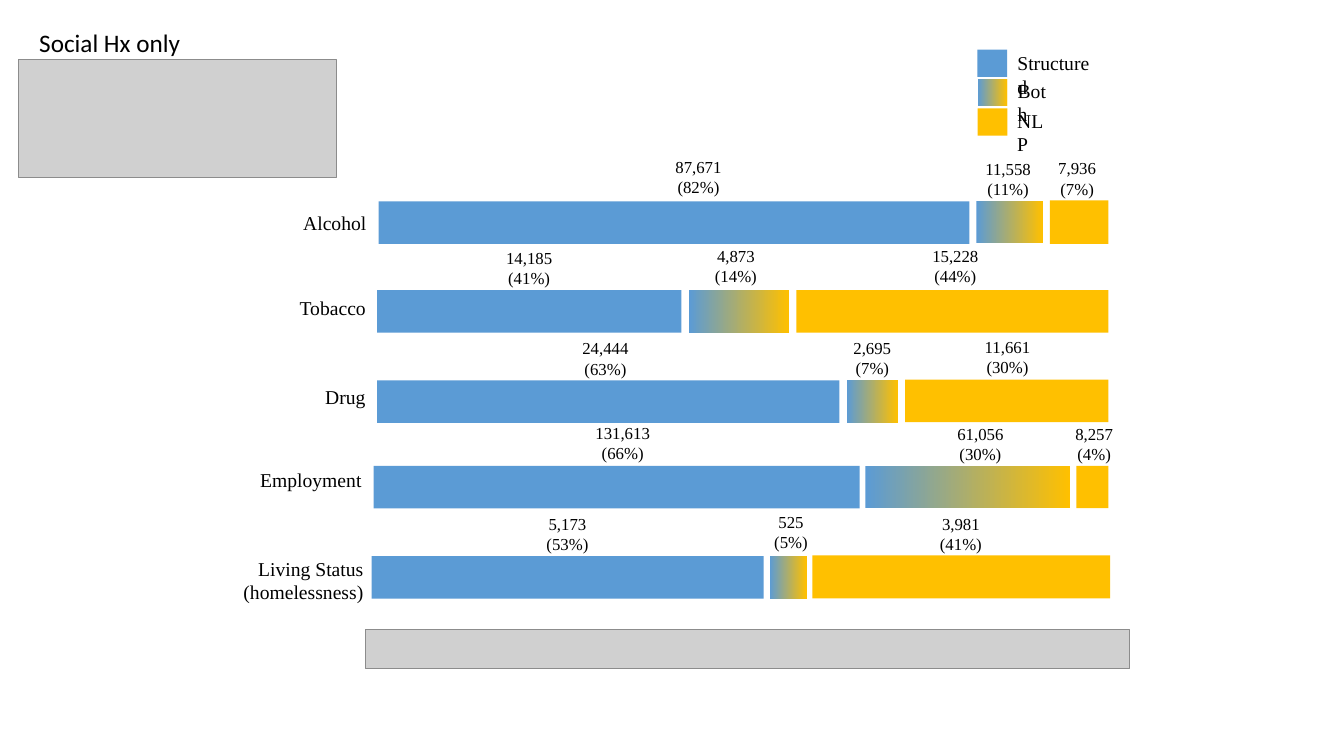
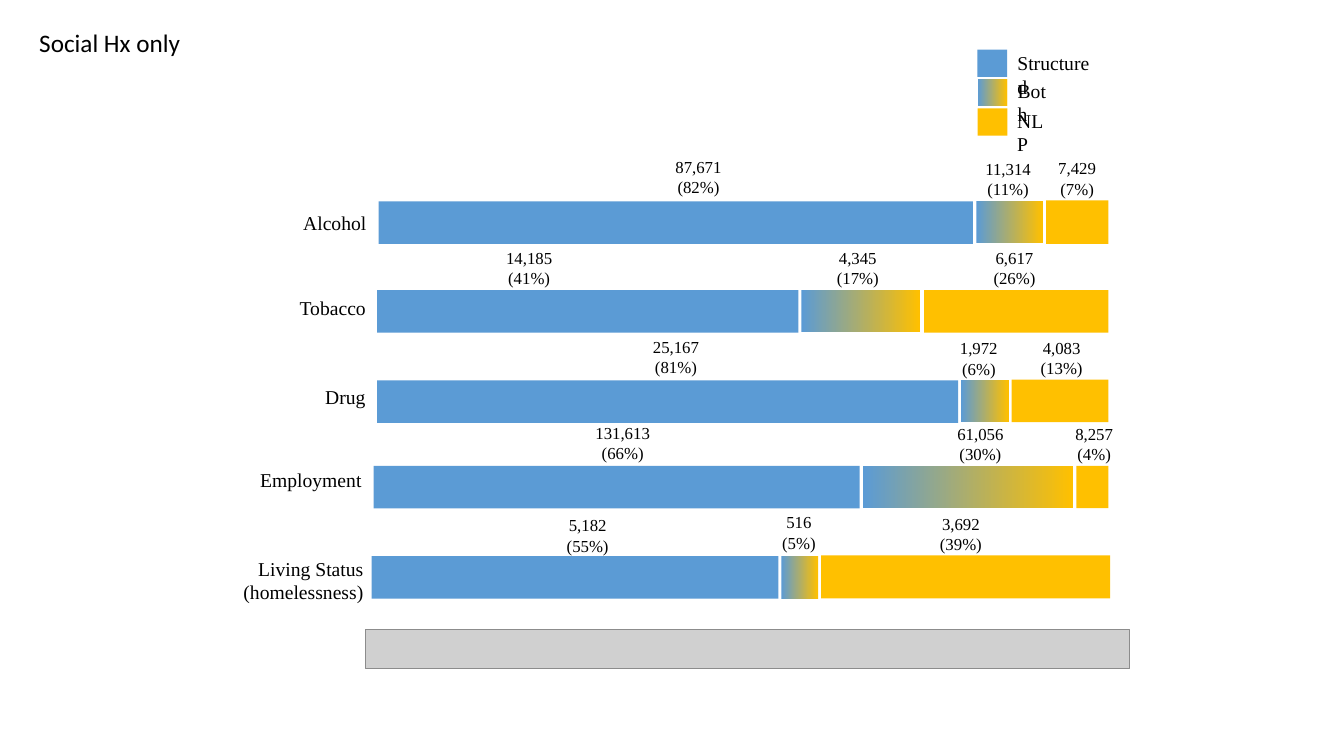
Before and after one commit to ndobb/dissertation, a slide deck: slide 17 of 2_query_gen/paper2_figures.pptx (slide 16 before the commit). Drawn at 1344x756 pixels with LibreOffice and Linux fonts; fonts in the diff are those of the drawing; grey boxes stand for pictures. Boxes give left, top, right and bottom in pixels: in the first picture for what was removed or moved away, otherwise in the second. Text is boxed around its words. In the diff, an @@ line names an element or a change of style, - is before the commit and + after.

```diff
--- a/2_query_gen/paper2_figures.pptx
+++ b/2_query_gen/paper2_figures.pptx
@@ picture removed at box(19, 59, 337, 177) @@
@@ text at box(985, 164, 1030, 199): text changed @@
-11,558
-(11%)
+11,314
+(11%)
@@ text at box(1058, 163, 1096, 199): text changed @@
-7,936
-(7%)
+7,429
+(7%)
@@ rectangle: place and size @@
-rectangle at box(379, 202, 970, 244)
+rectangle at box(379, 202, 974, 244)
@@ rectangle: place and size @@
-rectangle at box(1051, 201, 1109, 244)
+rectangle at box(1047, 201, 1109, 244)
@@ text at box(837, 253, 879, 288): text changed @@
-4,873
-(14%)
+4,345
+(17%)
@@ text at box(994, 253, 1036, 288): text changed @@
-15,228
-(44%)
+6,617
+(26%)
@@ rectangle: place and size @@
-rectangle at box(377, 290, 682, 333)
+rectangle at box(377, 290, 799, 333)
@@ rectangle: place and size @@
-rectangle at box(690, 289, 789, 333)
+rectangle at box(802, 289, 920, 332)
@@ rectangle: place and size @@
-rectangle at box(797, 290, 1109, 333)
+rectangle at box(925, 290, 1109, 333)
@@ text at box(653, 342, 699, 377): text changed @@
-24,444
-(63%)
+25,167
+(81%)
@@ text at box(960, 343, 998, 379): text changed @@
-2,695
-(7%)
+1,972
+(6%)
@@ text at box(1041, 343, 1083, 378): text changed @@
-11,661
-(30%)
+4,083
+(13%)
@@ rectangle: place and size @@
-rectangle at box(377, 380, 840, 422)
+rectangle at box(377, 380, 958, 422)
@@ rectangle: place and size @@
-rectangle at box(847, 380, 898, 423)
+rectangle at box(962, 380, 1009, 422)
@@ rectangle: place and size @@
-rectangle at box(905, 380, 1109, 422)
+rectangle at box(1012, 380, 1109, 422)
@@ text at box(567, 520, 609, 556): text changed @@
-5,173
-(53%)
+5,182
+(55%)
@@ text at box(782, 517, 816, 553): text changed @@
-525
-(5%)
+516
+(5%)
@@ text at box(940, 519, 982, 554): text changed @@
-3,981
-(41%)
+3,692
+(39%)
@@ rectangle: place and size @@
-rectangle at box(372, 557, 764, 599)
+rectangle at box(372, 557, 779, 599)
@@ rectangle: place and size @@
-rectangle at box(770, 557, 808, 599)
+rectangle at box(781, 557, 819, 599)
@@ rectangle: place and size @@
-rectangle at box(813, 556, 1110, 599)
+rectangle at box(822, 556, 1111, 599)
```
Also in this commit, not shown: 1 slide added, 25 other files.
